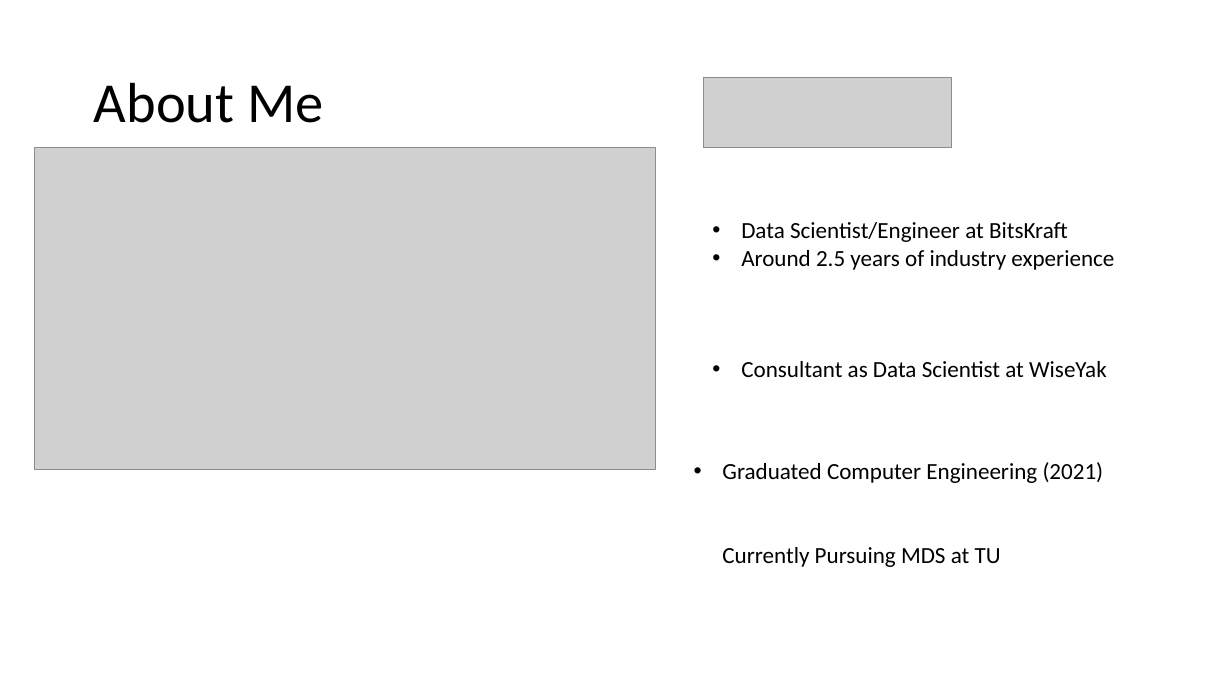
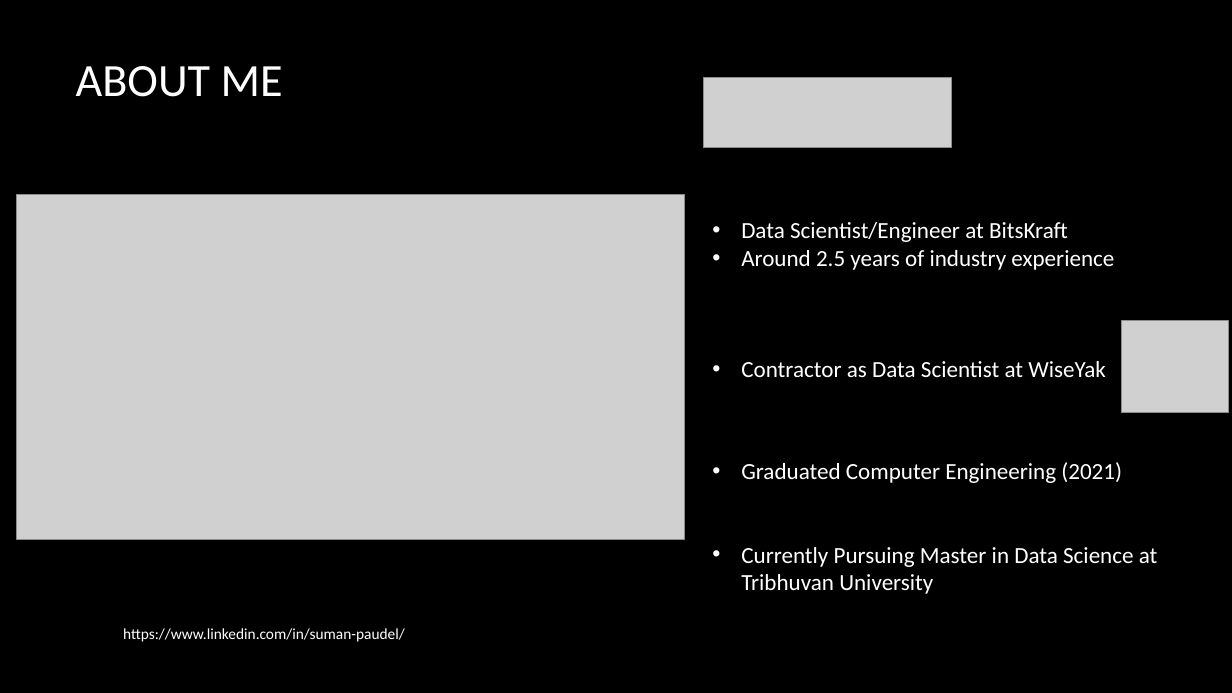
Before and after one commit to sumanpaudel1997/Python-For-Data-Science, a slide deck: slide 2 of ch_00_setup/1. Introduction to Python Programming.pptx. Drawn at 1232x693 pixels with LibreOffice and Linux fonts; fonts in the diff are those of the drawing; grey boxes stand for pictures; background and template pictures are left out. Boxes give left, top, right and bottom in pixels: in the first picture for what was removed or moved away, otherwise in the second. Text is boxed around its words. In the diff, an @@ line names an element or a change of style, - is before the commit and + after.

```diff
--- a/ch_00_setup/1. Introduction to Python Programming.pptx
+++ b/ch_00_setup/1. Introduction to Python Programming.pptx
@@ background #FFFFFF to picture (left out) @@
@@ title at bbox=[76, 66, 283, 97]: text changed; size 44 to 36 pt; text colour #000000 to #FFFFFF @@
-About Me
+ABOUT ME
@@ picture: place and size @@
-picture at bbox=[34, 148, 655, 470]
+picture at bbox=[17, 194, 685, 540]
@@ text at bbox=[741, 222, 1114, 270]: text colour #000000 to #FFFFFF in "Data Scientist/Engineer at BitsKraft", "Around 2.5 years of industry experience" @@
@@ picture added at bbox=[1122, 321, 1228, 413] @@
@@ text at bbox=[741, 361, 1106, 377]: text changed; text colour #000000 to #FFFFFF @@
-• Consultant as Data Scientist at WiseYak
+• Contractor as Data Scientist at WiseYak
@@ text at bbox=[741, 462, 1158, 594]: text changed; text colour #000000 to #FFFFFF @@
-• Graduated Computer Engineering (2021)
-  Currently Pursuing MDS at TU
+• Graduated Computer Engineering (2021)
+• Currently Pursuing Master in Data Science at Tribhuvan University
@@ text added at bbox=[123, 628, 405, 642], 12 pt, text #FFFFFF @@
+https://www.linkedin.com/in/suman-paudel/
```
Also in this commit, not shown: 3 other slides changed, 1 slide added, 2 slides removed, 6 other files.
